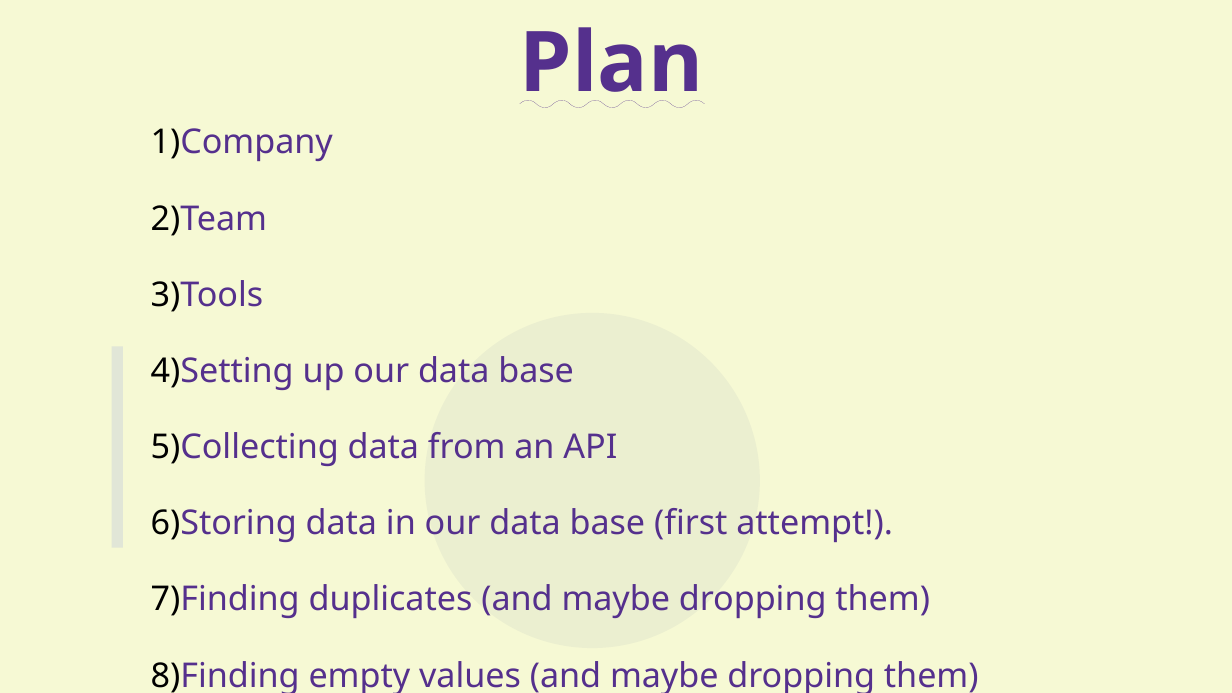
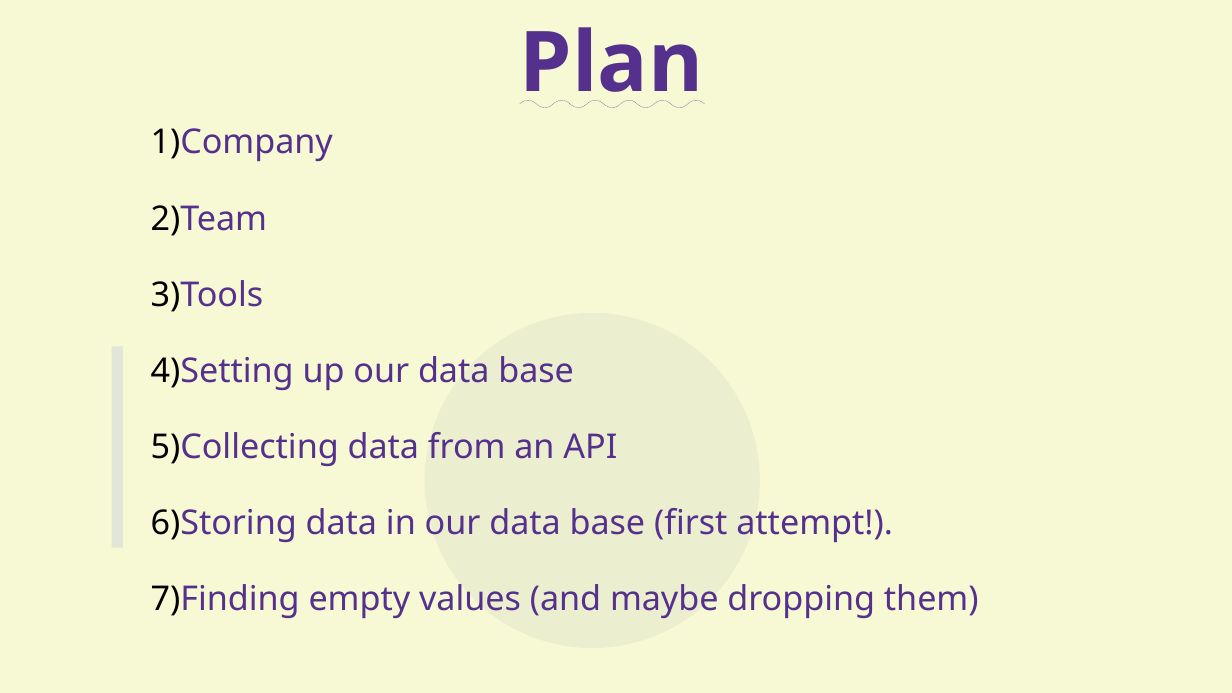
Before and after one commit to aram-de/aas_workshop_pub, a slide deck: slide 1 of presentation_KhanRev.odp. Drawn at 1232x693 pixels with LibreOffice and Linux fonts; fonts in the diff are those of the drawing. Boxes give left, top, right and bottom in pixels: in the first picture for what was removed or moved away, otherwise in the second. Text is boxed around its words. In the diff, an @@ line names an element or a change of style, - is before the commit and + after.

```diff
--- a/presentation_KhanRev.odp
+++ b/presentation_KhanRev.odp
@@ text at [151,584,930,618]: paragraph removed @@
-7) Finding duplicates (and maybe dropping them)
```
Also in this commit, not shown: 1 other slide changed, 5 slides added, 1 slide removed.
